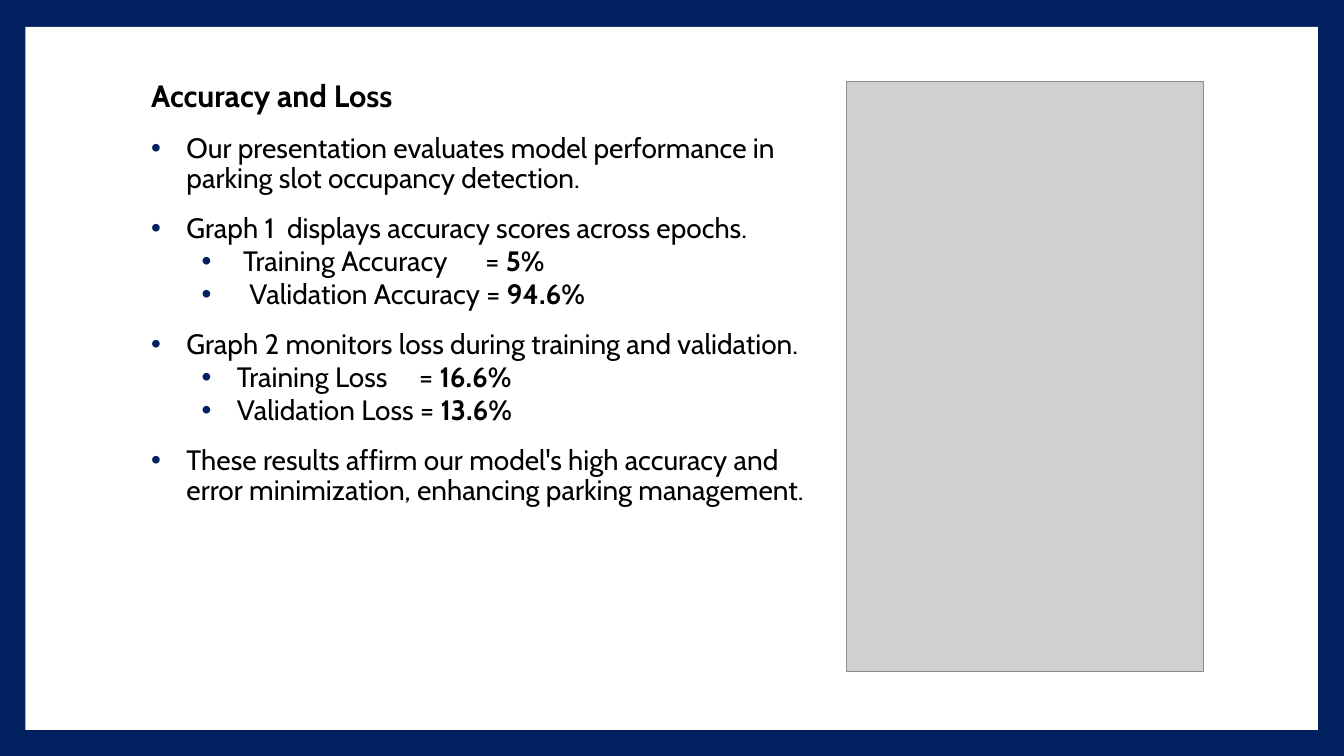
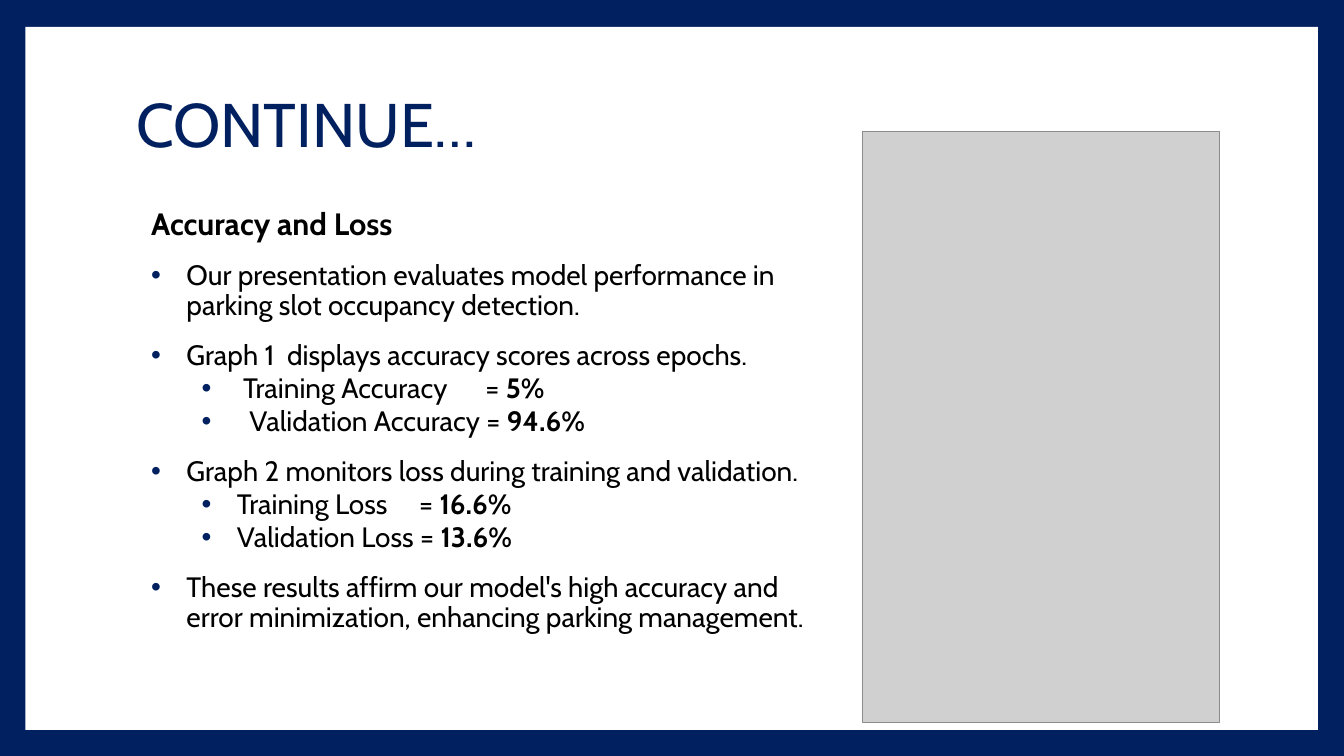
Before and after one commit to hassanarif1231/mphildata, a slide deck: slide 22 of Defence_Thesis.pptx (slide 19 before the commit). Drawn at 1344x756 pixels with LibreOffice and Linux fonts; fonts in the diff are those of the drawing; grey boxes stand for pictures. Boxes give left, top, right and bottom in pixels: in the first picture for what was removed or moved away, otherwise in the second. Text is boxed around its words. In the diff, an @@ line names an element or a change of style, - is before the commit and + after.

```diff
--- a/Defence_Thesis.pptx
+++ b/Defence_Thesis.pptx
@@ title added at [136, 103, 476, 148], 44 pt, text #002060 @@
+CONTINUE…
@@ picture: place and size @@
-picture at [847, 82, 1204, 673]
+picture at [863, 132, 1220, 723]
@@ text "Accuracy and Loss": place and size @@
-text "Accuracy and Loss" at [151, 84, 803, 507]
+text "Accuracy and Loss" at [151, 212, 803, 634]
```
Also in this commit, not shown: 7 other slides changed, 9 slides added, 6 slides removed.
